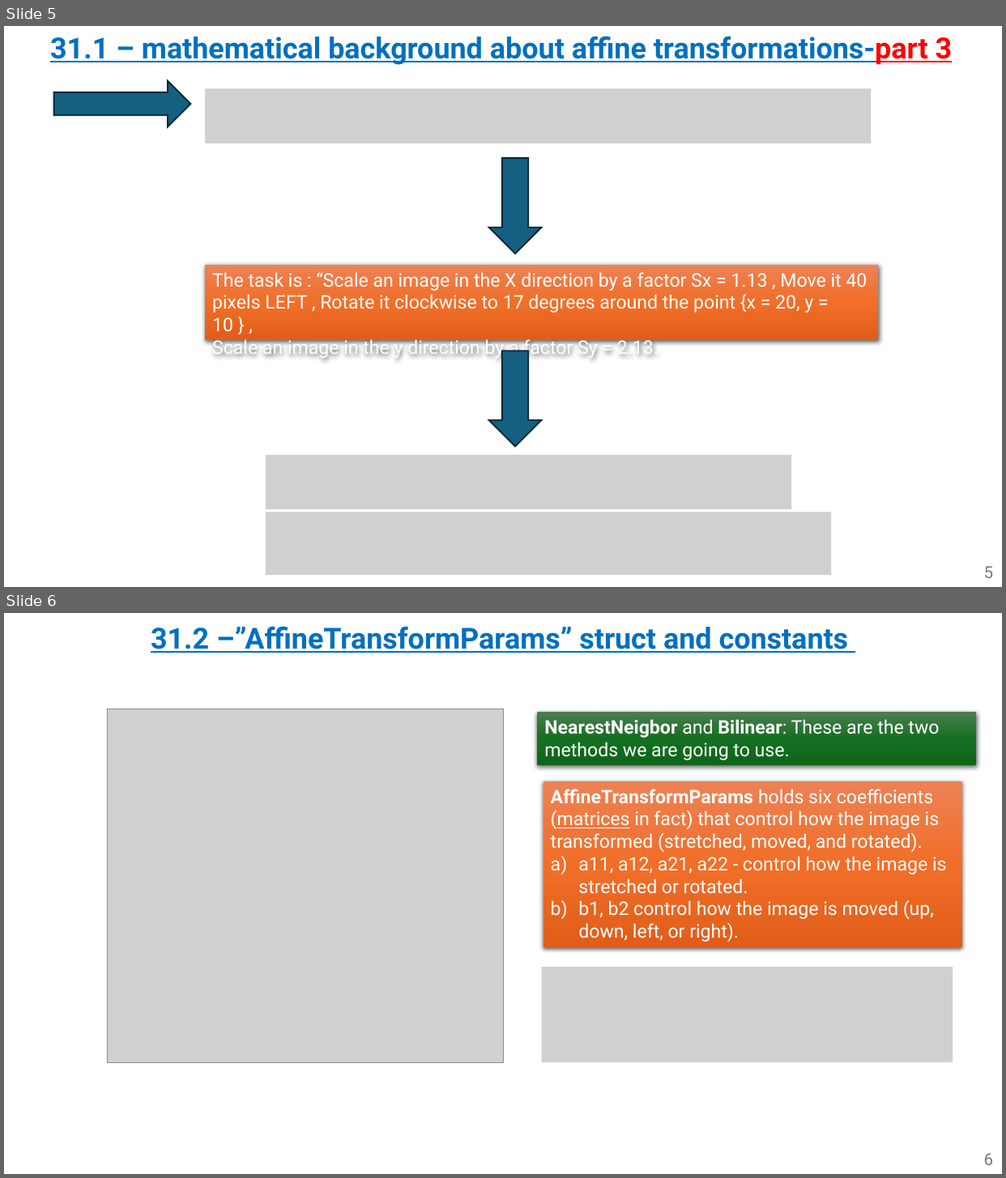
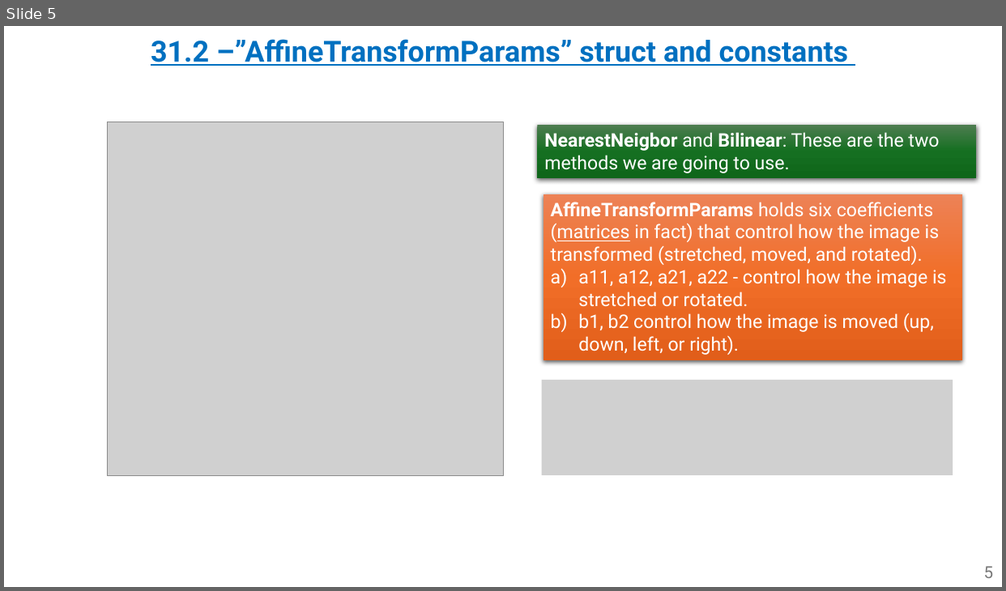
Before and after one commit to omripony/image-processing, a slide deck: labs/lab31-waiting for grade/version 2/1950-2210-7939-ImPr31-2.pptx. Shown one above the other, each under a label of ours: slides 5 and 6 before the commit, slide 5 after it. The pictures are 1006x1178 and 1006x591 pixels, drawn with LibreOffice and Linux fonts; fonts in the diff are those of the drawing; grey boxes stand for pictures. Boxes give left, top, right and bottom in pixels: in the first picture for what was removed or moved away, otherwise in the second. Text is boxed around its words. In the diff, an @@ line names an element or a change of style, - is before the commit and + after.

```diff
--- a/labs/lab31-waiting for grade/version 2/1950-2210-7939-ImPr31-2.pptx
+++ b/labs/lab31-waiting for grade/version 2/1950-2210-7939-ImPr31-2.pptx
@@ slide 5 removed at box(4, 26, 1002, 587), background #FFFFFF @@
@@ text removed at box(50, 36, 953, 65) @@
-31.1 – mathematical background about affine transformations-part 3
@@ right arrow removed at box(54, 80, 191, 126) @@
@@ picture removed at box(205, 89, 871, 143) @@
@@ down arrow removed at box(489, 159, 542, 254) @@
@@ rectangle removed at box(205, 265, 879, 340) @@
-The task is : “Scale an image in the X direction by a factor Sx = 1.13 , Move it 40 pixels LEFT , Rotate it clockwise to 17 degrees around the point {x = 20, y = 10 } ,
-Scale an image in the y direction by a factor Sy = 2.13.
@@ down arrow removed at box(489, 351, 542, 446) @@
@@ picture removed at box(266, 455, 792, 510) @@
@@ picture removed at box(266, 513, 832, 575) @@
@@ page number removed at box(984, 566, 994, 578) @@
-5
@@ what was slide 6 is now slide 5 @@
@@ page number at box(984, 566, 994, 578): text changed @@
-6
+5
```
Also in this commit, not shown: 14 slides changed, 2 slides added, 2 other slides removed.
